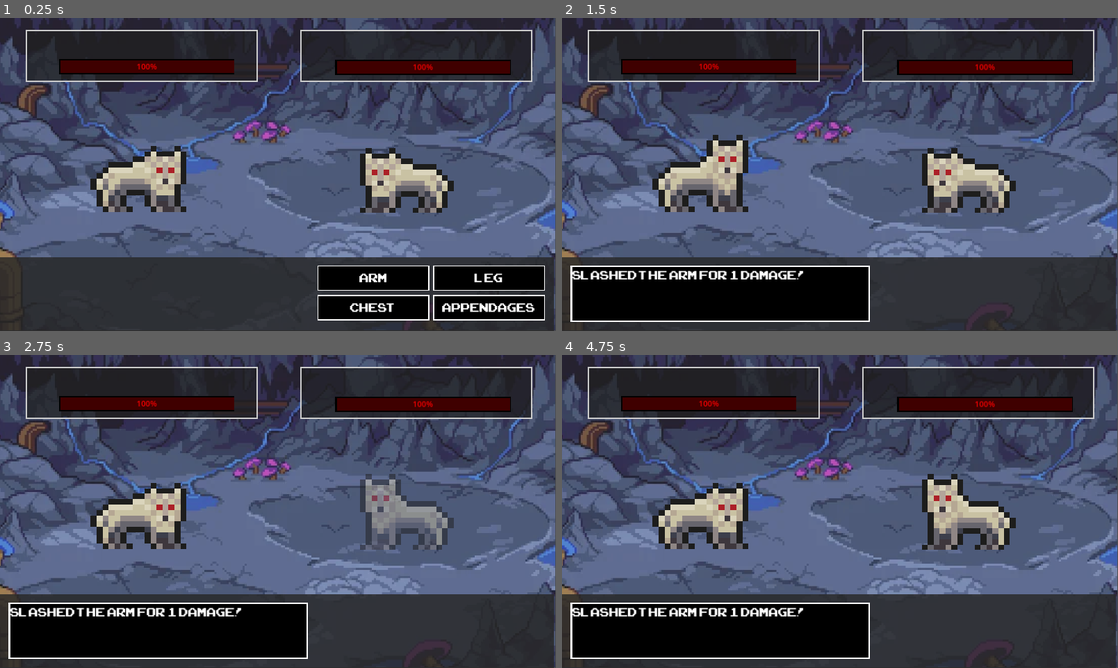
Above: before the commit, frames 1-4 (two rows, left to right).
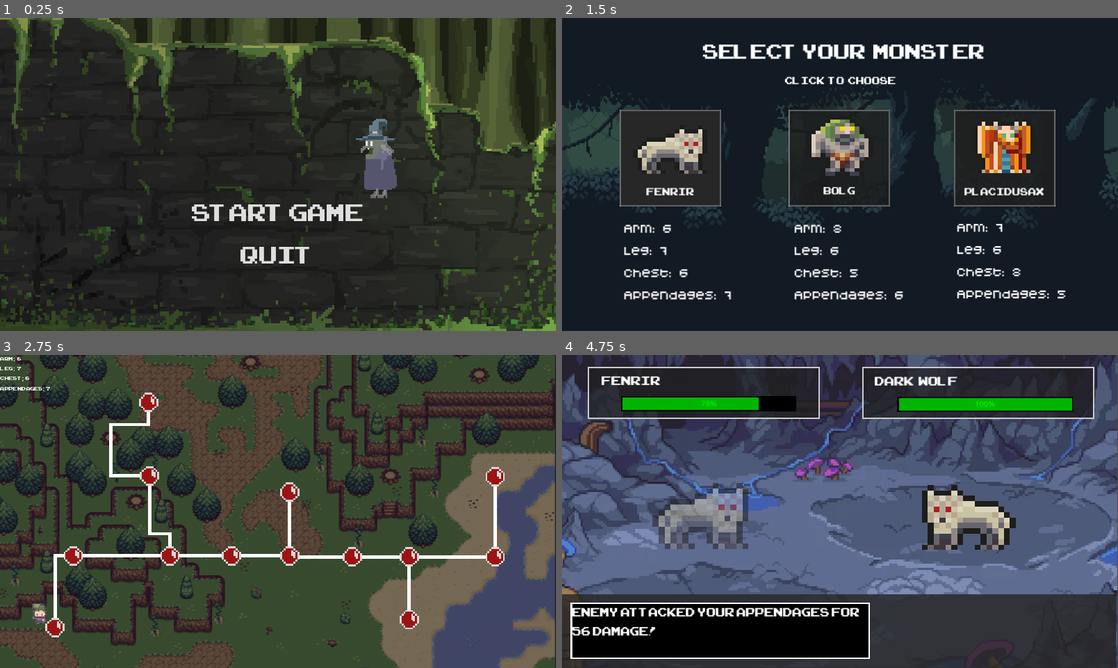
Above: after the commit, the same moments.

Repository: thym101/Armless
Game: Godot game, scene res://Scene/starting_menu.tscn
Same seed, same stepped clock (60 frames per second), same inputs: the game is played once before the commit and once after it. Before the commit the project starts from res://Scene/background.tscn.
Inputs (mouse positions are in pixels of both pictures, inside the frame that each line leads up to):
- Up to frame 1 (0.25 s): no input
- Up to frame 2 (1.5 s): click (934, 277) at 0.5 s, where only the run before the commit has a clickable "ARM"; click (840, 212) at 1.25 s, where only the run after the commit has a clickable "START GAME"
- Up to frame 3 (2.75 s): click (111, 495) at 2.02 s
- Up to frame 4 (4.75 s): tap Enter (ui_accept) at 2.75 s; move the mouse to (962, 495) at 2.77 s; hold Right (ui_right) 2.78-3.5 s; hold Enter (ui_accept) 2.78-3.5 s; click (962, 495) at 2.92 s; click (934, 614) at 3.5 s, where only the run after the commit has a clickable "ARM"; drag from (728, 527) to (812, 574) at 4.27 s

The runs differ from the first frame. In frame 1, 81% of the frame differs, in the area x 0-100%, y 0-100%; in frame 2, 86%; in frame 3, 91%; in frame 4, 7.6%.
Error before the commit: Attempt to call function 'get_width' in base 'null instance' on a null instance. (res://Script/Battle.gd:110)

Commit message:
end scene, polish

Diff:
--- /dev/null
+++ b/Jammm/Scene/end.tscn
@@ -0,0 +1,52 @@
+[gd_scene load_steps=5 format=3 uid="uid://bdp31e35l3pxl"]
+
+[ext_resource type="Texture2D" uid="uid://dfpr836mlh1td" path="res://Asset/family.png" id="1_fkvbi"]
+[ext_resource type="Script" path="res://Script/end.gd" id="1_xmw40"]
+[ext_resource type="FontFile" uid="uid://dmjie0htcxto3" path="res://arcadeclassic (1)/ARCADECLASSIC.TTF" id="3_4v3x4"]
+
+[sub_resource type="StyleBoxFlat" id="StyleBoxFlat_lqsge"]
+bg_color = Color(0, 0, 0, 1)
+
+[node name="End" type="Control"]
+layout_mode = 3
+anchors_preset = 15
+anchor_right = 1.0
+anchor_bottom = 1.0
+grow_horizontal = 2
+grow_vertical = 2
+script = ExtResource("1_xmw40")
+
+[node name="TextureRect" type="TextureRect" parent="."]
+texture_filter = 1
+layout_mode = 0
+offset_left = -8.0
+offset_top = -208.0
+offset_right = 1152.0
+offset_bottom = 816.0
+texture = ExtResource("1_fkvbi")
+
+[node name="Quit" type="Button" parent="."]
+layout_mode = 0
+offset_left = 1008.0
+offset_top = 560.0
+offset_right = 1120.0
+offset_bottom = 608.0
+theme_override_fonts/font = ExtResource("3_4v3x4")
+theme_override_font_sizes/font_size = 50
+text = "Quit"
+
+[node name="Label" type="Label" parent="."]
+layout_mode = 0
+offset_left = 288.0
+offset_top = 32.0
+offset_right = 845.0
+offset_bottom = 83.0
+theme_override_colors/font_color = Color(1, 1, 1, 1)
+theme_override_colors/font_shadow_color = Color(0, 0, 0, 1)
+theme_override_colors/font_outline_color = Color(0, 0, 0, 1)
+theme_override_fonts/font = ExtResource("3_4v3x4")
+theme_override_font_sizes/font_size = 50
+theme_override_styles/normal = SubResource("StyleBoxFlat_lqsge")
+text = "Thank  You  For  Playing!"
+
+[connection signal="pressed" from="Quit" to="." method="_on_quit_pressed"]
--- a/Jammm/Scene/level_select.tscn
+++ b/Jammm/Scene/level_select.tscn
@@ -138,7 +138,7 @@
 offset_top = 512.0
 offset_right = 880.0
 offset_bottom = 576.0
-level_name = "Reward"
+level_name = "100"
 next_level_up = NodePath("../LevelIcon9")
 
 [node name="LevelIcon10" parent="." node_paths=PackedStringArray("next_level_up", "next_level_left") instance=ExtResource("1_nq6hm")]
--- a/Jammm/Scene/reward.tscn
+++ b/Jammm/Scene/reward.tscn
@@ -1,11 +1,62 @@
-[gd_scene load_steps=8 format=3 uid="uid://dhg1pq3snabo8"]
+[gd_scene load_steps=16 format=3 uid="uid://dhg1pq3snabo8"]
 
 [ext_resource type="Script" path="res://Script/reward.gd" id="1_efjr6"]
 [ext_resource type="Texture2D" uid="uid://blvfxrq6yaylc" path="res://pictures/ritual_actual_scene.png" id="2_smuhu"]
 [ext_resource type="FontFile" uid="uid://dmjie0htcxto3" path="res://arcadeclassic (1)/ARCADECLASSIC.TTF" id="3_pc04l"]
+[ext_resource type="Texture2D" uid="uid://bslndi2hxgdw1" path="res://Asset/Unnamed Character.png" id="4_2074e"]
 
 [sub_resource type="StyleBoxFlat" id="StyleBoxFlat_5rvg6"]
 bg_color = Color(0.345098, 0.282353, 0.345098, 1)
+
+[sub_resource type="AtlasTexture" id="AtlasTexture_5oewd"]
+atlas = ExtResource("4_2074e")
+region = Rect2(288, 33, 16, 33)
+
+[sub_resource type="AtlasTexture" id="AtlasTexture_a62lj"]
+atlas = ExtResource("4_2074e")
+region = Rect2(304, 33, 16, 33)
+
+[sub_resource type="AtlasTexture" id="AtlasTexture_kx0xb"]
+atlas = ExtResource("4_2074e")
+region = Rect2(320, 33, 16, 33)
+
+[sub_resource type="AtlasTexture" id="AtlasTexture_2immn"]
+atlas = ExtResource("4_2074e")
+region = Rect2(336, 33, 16, 33)
+
+[sub_resource type="AtlasTexture" id="AtlasTexture_dcnbq"]
+atlas = ExtResource("4_2074e")
+region = Rect2(352, 33, 16, 33)
+
+[sub_resource type="AtlasTexture" id="AtlasTexture_klqdk"]
+atlas = ExtResource("4_2074e")
+region = Rect2(368, 33, 16, 33)
+
+[sub_resource type="SpriteFrames" id="SpriteFrames_70uxl"]
+animations = [{
+"frames": [{
+"duration": 1.0,
+"texture": SubResource("AtlasTexture_5oewd")
+}, {
+"duration": 1.0,
+"texture": SubResource("AtlasTexture_a62lj")
+}, {
+"duration": 1.0,
+"texture": SubResource("AtlasTexture_kx0xb")
+}, {
+"duration": 1.0,
+"texture": SubResource("AtlasTexture_2immn")
+}, {
+"duration": 1.0,
+"texture": SubResource("AtlasTexture_dcnbq")
+}, {
+"duration": 1.0,
+"texture": SubResource("AtlasTexture_klqdk")
+}],
+"loop": true,
+"name": &"default",
+"speed": 5.0
+}]
 
 [sub_resource type="Animation" id="Animation_7vcdi"]
 length = 0.001
@@ -141,6 +192,18 @@
 theme_override_font_sizes/font_size = 45
 text = "  KILL"
 
+[node name="Monster" type="Panel" parent="Control"]
+layout_mode = 0
+offset_left = 80.0
+offset_top = 16.0
+offset_right = 336.0
+offset_bottom = 208.0
+
+[node name="AnimatedSprite2D" type="AnimatedSprite2D" parent="Control/Monster"]
+texture_filter = 1
+position = Vector2(128, 96)
+scale = Vector2(10, 10)
+
 [node name="Control2" type="Control" parent="."]
 anchors_preset = 0
 offset_left = 624.0
@@ -173,6 +236,33 @@
 theme_override_font_sizes/font_size = 45
 text = "FORGIVE"
 
+[node name="Human" type="Panel" parent="Control2"]
+layout_mode = 0
+offset_left = 64.0
+offset_top = 8.0
+offset_right = 328.0
+offset_bottom = 200.0
+
+[node name="AnimatedSprite2D" type="AnimatedSprite2D" parent="Control2/Human"]
+texture_filter = 1
+position = Vector2(136, 96)
+scale = Vector2(5, 5)
+sprite_frames = SubResource("SpriteFrames_70uxl")
+autoplay = "default"
+frame_progress = 0.554013
+
+[node name="Label" type="Label" parent="Control2"]
+layout_mode = 0
+offset_left = 40.0
+offset_top = 240.0
+offset_right = 301.0
+offset_bottom = 277.0
+scale = Vector2(1.2, 1.2)
+theme_override_fonts/font = ExtResource("3_pc04l")
+text = "Turn  this  Monster
+ back  to Human"
+horizontal_alignment = 1
+
 [node name="Label" type="Label" parent="."]
 layout_mode = 0
 offset_left = 288.0
--- a/Jammm/Scene/starting_menu.tscn
+++ b/Jammm/Scene/starting_menu.tscn
@@ -93,7 +93,7 @@
 scale = Vector2(3.41, 3.345)
 sprite_frames = SubResource("SpriteFrames_ctrn5")
 autoplay = "default"
-frame_progress = 0.599854
+frame_progress = 0.0334764
 
 [connection signal="pressed" from="Button" to="." method="_on_button_pressed"]
 [connection signal="pressed" from="Button2" to="." method="_on_button_2_pressed"]
--- a/Jammm/Script/Battle.gd
+++ b/Jammm/Script/Battle.gd
@@ -87,7 +87,7 @@
 
 	# Check who goes first based on speed
 	if current_enemy_speed > curent_player_speed:
-		await get_tree().create_timer(0.5).timeout
+		await get_tree().create_timer(1.5).timeout
 		enemy_turn()
 	else:
 		$Action/action_button.visible = true
@@ -156,7 +156,7 @@
 func calculate_dodge_chance(dodge_points: int, speed: int) -> float:
 	# Dodge % = Dodge points + (Speed / 10)
 	var dodge_chance = dodge_points + (speed / 10.0)
-	return min(dodge_chance / 100.0, 0.9)  # Cap at 90% dodge chance
+	return min(dodge_chance / 100.0, 0.6)  # Cap at 90% dodge chance
 
 func try_dodge(dodge_points: int, speed: int) -> bool:
 	var dodge_chance = calculate_dodge_chance(dodge_points, speed)
@@ -169,7 +169,7 @@
 
 	if try_dodge(curent_player_dodge, curent_player_speed):
 		display_text("Player dodged the attack!")
-		await get_tree().create_timer(1).timeout
+		await get_tree().create_timer(1.5).timeout
 		close_textbox()
 		$Action/action_button.visible = true
 		return
@@ -188,7 +188,7 @@
 	#await display_text("Enemy attacked your " + target_part + " for " + str(final_damage) + " damage!")
 	#close_textbox()
 	#
-	await get_tree().create_timer(3).timeout
+	await get_tree().create_timer(1.5).timeout
 	close_textbox()
 
 	if current_player_health <= 0:
@@ -203,11 +203,11 @@
 
 	if try_dodge(current_enemy_dodge, current_enemy_speed):
 		display_text("Enemy dodged the attack! (Dodge: " + str(current_enemy_dodge) + "%, Speed bonus: " + str(current_enemy_speed/10) + "%)")
-		await get_tree().create_timer(3).timeout
+		await get_tree().create_timer(1.5).timeout
 		close_textbox()
 		#await display_text("Enemy dodged the attack! (Dodge: " + str(current_enemy_dodge) + "%, Speed bonus: " + str(current_enemy_speed/10) + "%)")
 		#close_textbox()
-		await get_tree().create_timer(0.2).timeout
+		await get_tree().create_timer(0.5).timeout
 		enemy_turn()
 		return
 
@@ -228,31 +228,37 @@
 	#await display_text(attack_message + " for " + str(final_damage) + " damage!")
 	#close_textbox()
 
-	await get_tree().create_timer(2).timeout
+	await get_tree().create_timer(1.5).timeout
 	current_enemy_health = max(0, current_enemy_health - final_damage)
 	set_health($Monster/Panel/ProgressBar, current_enemy_health, max_enemy_health)
 	$AnimationPlayer.play("enemy_damage")
 
-	await get_tree().create_timer(3).timeout
+	await get_tree().create_timer(1).timeout
 	close_textbox()
 
 	if current_enemy_health <= 0:
 		handle_enemy_defeat()
 		return
 
-	await get_tree().create_timer(1).timeout
+	await get_tree().create_timer(0.5).timeout
 	enemy_turn()
 
 func handle_player_defeat():
 	Global.streak = 0
 	display_text("You have been defeated!")
-	await get_tree().create_timer(3).timeout
+	await get_tree().create_timer(2).timeout
 	close_textbox()
 
 	get_tree().change_scene_to_file("res://Scene/level_select.tscn")
 	# Add your game over logic here
 
 func handle_enemy_defeat():
+	if enemy_stats.name == "The Witch":
+		display_text("Victory!  YOU  WIN  THE  GAME!!!")
+		await get_tree().create_timer(2).timeout
+		close_textbox()
+		get_tree().change_scene_to_file("res://Scene/end.tscn")
+
 	var targets = {
 		"arm": arm_tagget,
 		"leg": leg_tagget,
@@ -313,7 +319,7 @@
 		Global.second_target_value = enemy_stats.appendages
 
 	display_text("Victory! Enemy defeated!")
-	await get_tree().create_timer(3).timeout
+	await get_tree().create_timer(2).timeout
 	close_textbox()
 	get_tree().change_scene_to_file("res://Scene/reward.tscn")
 	# Add your victory logic here
--- /dev/null
+++ b/Jammm/Script/end.gd
@@ -0,0 +1,4 @@
+extends Control
+
+func _on_quit_pressed():
+	get_tree().quit()
--- a/Jammm/Script/enemyStats.gd
+++ b/Jammm/Script/enemyStats.gd
@@ -255,6 +255,17 @@
 		"frame_count": 4
 	}
 
+func set_witch_stats():
+	enemy_stats = {
+		"name": "The  Witch",
+		"arm": 100,
+		"leg": 100,
+		"chest": 100,
+		"appendages": 100,
+		"sprite_path": "res://witch_flip_edit.png",
+		"frame_count": 4
+	}
+
 # Do the same for other set_*_stats functions...
 
 func get_stats():
--- a/Jammm/Script/global.gd
+++ b/Jammm/Script/global.gd
@@ -6,5 +6,5 @@
 var second_target_value = 0
 var sprite_path
 var frame_count
-var streak
+var streak = 0
 var additionalPoint
--- a/Jammm/Script/level_select.gd
+++ b/Jammm/Script/level_select.gd
@@ -53,3 +53,5 @@
 			EnemyStats.set_planetar_stats()
 		"9":
 			EnemyStats.set_goblin_stats()
+		"100":
+			EnemyStats.set_witch_stats()
--- a/Jammm/Script/reward.gd
+++ b/Jammm/Script/reward.gd
@@ -1,11 +1,15 @@
 extends Control
 
 var player_stats = CharactorStat.get_stats()
+var enemy_stats
 
 func _ready():
 	$Control/Highest.text = str(Global.highest_target_name) + ": " + str(Global.highest_target_value)
 	$Control/Second.text = str(Global.second_target_name) + ": " + str(Global.second_target_value)
 
+	enemy_stats = EnemyStats.get_stats()
+	setup_enemy_animation()
+	$Control/Monster/AnimatedSprite2D.play("idle")
 
 func _on_forgive_pressed():
 	Global.additionalPoint = 15
@@ -25,3 +29,21 @@
 	CharactorStat.update_stats(highest_stat, Global.highest_target_value * 0.7)
 	CharactorStat.update_stats(second_stat, Global.second_target_value * 0.7)
 	get_tree().change_scene_to_file("res://Scene/level_select.tscn")
+
+func setup_enemy_animation():
+	var sprite_frames = SpriteFrames.new()
+	var texture = load(Global.sprite_path)
+	var frame_width = texture.get_width() / Global.frame_count
+	var frame_height = texture.get_height()
+
+	sprite_frames.add_animation("idle")
+	sprite_frames.set_animation_speed("idle", 4)
+	sprite_frames.set_animation_loop("idle", true)
+
+	for i in range(Global.frame_count):
+		var atlas = AtlasTexture.new()
+		atlas.atlas = texture
+		atlas.region = Rect2(i * frame_width, 0, frame_width, frame_height)
+		sprite_frames.add_frame("idle", atlas)
+
+	$Control/Monster/AnimatedSprite2D.sprite_frames = sprite_frames
--- a/Jammm/project.godot
+++ b/Jammm/project.godot
@@ -11,7 +11,7 @@
 [application]
 
 config/name="Cougar"
-run/main_scene="res://Scene/background.tscn"
+run/main_scene="res://Scene/starting_menu.tscn"
 config/features=PackedStringArray("4.2", "Forward Plus")
 config/icon="res://icon.svg"
 
Binary file added: Jammm/Asset/Unnamed Character.png
Not shown, added: Jammm/Asset/Unnamed Character.png.import
Binary file added: Jammm/Asset/family.png
Not shown, added: Jammm/Asset/family.png.import
Binary file added: Jammm/witch_flip.png
Not shown, added: Jammm/witch_flip.png.import
Binary file added: Jammm/witch_flip_edit.png
Not shown, added: Jammm/witch_flip_edit.png.import
